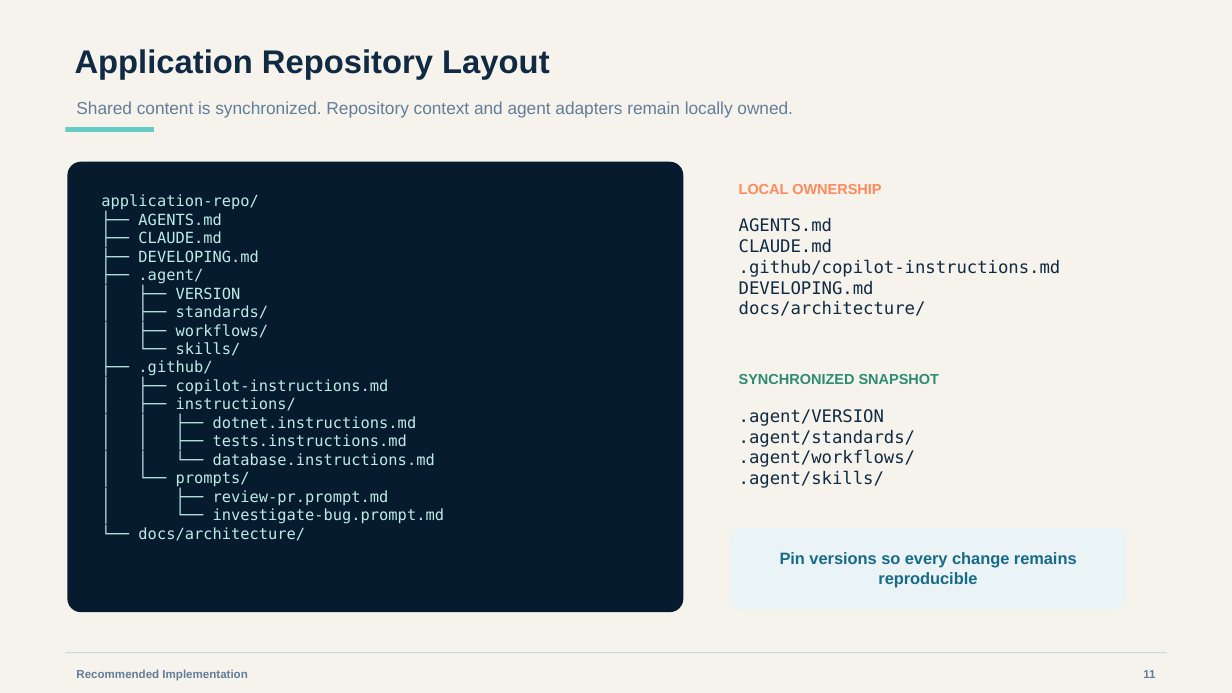
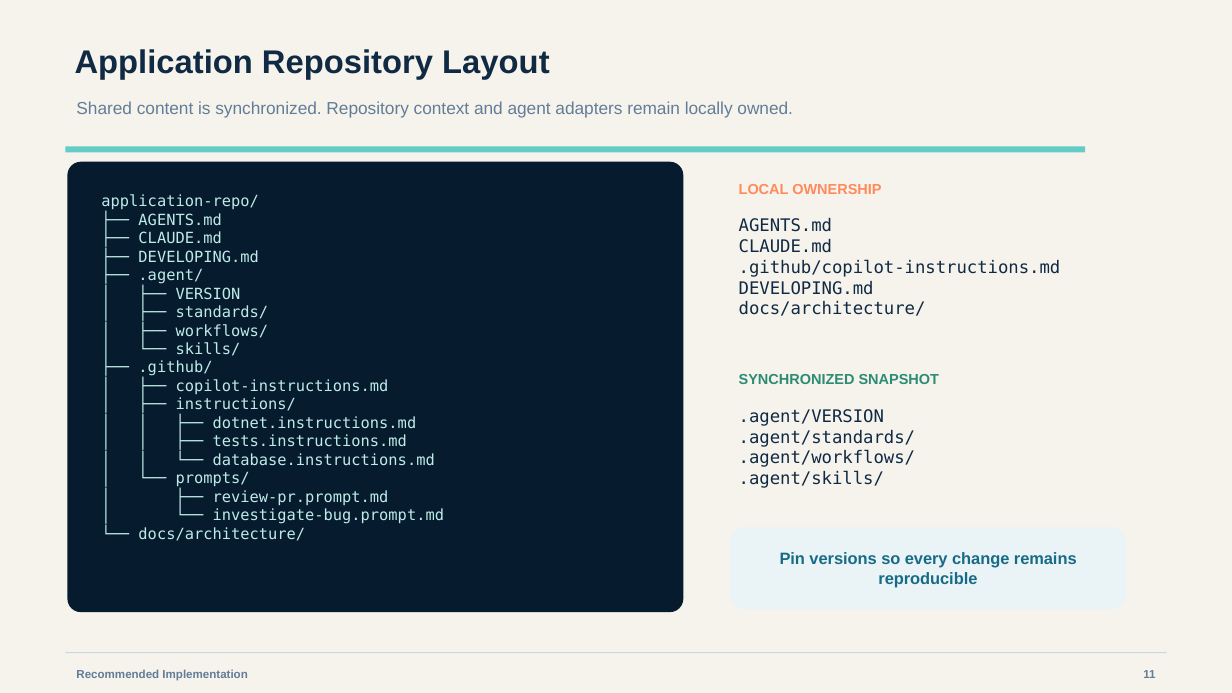
Before and after one commit to Starbender-Systems/engineering-standards, a slide deck: slide 8 of docs/presentations/development-tooling-v2.pptx. Drawn at 1232x693 pixels with LibreOffice and Linux fonts; fonts in the diff are those of the drawing. Boxes give left, top, right and bottom in pixels: in the first picture for what was removed or moved away, otherwise in the second. Text is boxed around its words. In the diff, an @@ line names an element or a change of style, - is before the commit and + after.

```diff
--- a/docs/presentations/development-tooling-v2.pptx
+++ b/docs/presentations/development-tooling-v2.pptx
@@ rectangle removed at [66,128,154,132] @@
@@ rectangle added at [66,146,1086,152], fill #64CCC5 @@
```
Also in this commit, not shown: 10 other slides changed.
